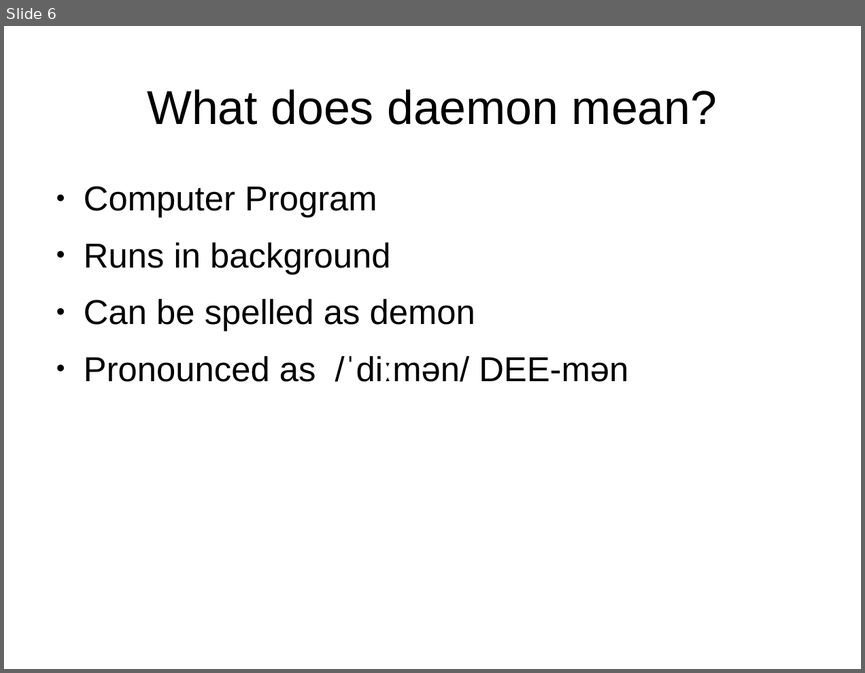
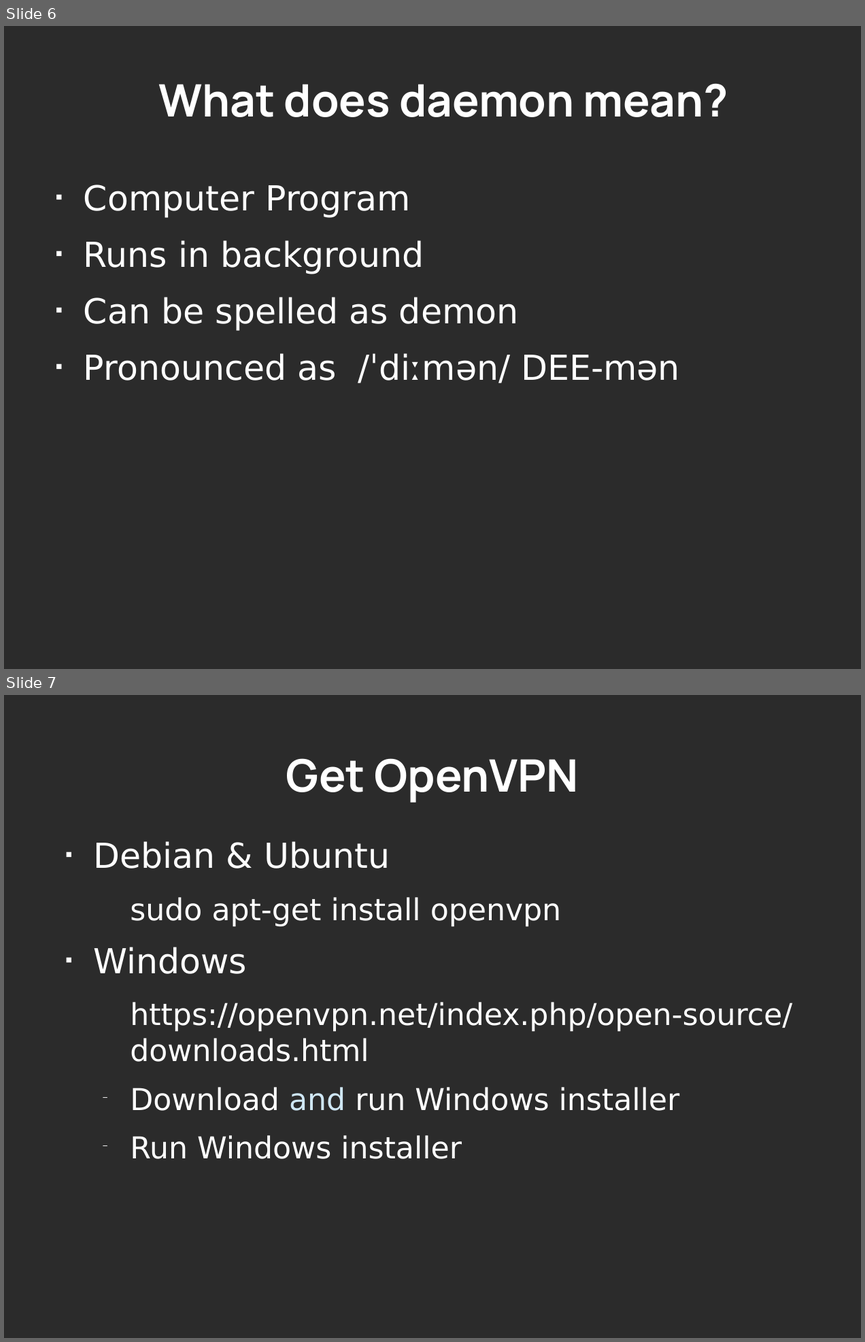
Before and after one commit to Oflameo/openvpn_ws, a slide deck: openvpn.odp. Shown one above the other, each under a label of ours: slide 6 before the commit, slides 6 and 7 after it. The pictures are 865x673 and 865x1342 pixels, drawn with LibreOffice and Linux fonts; fonts in the diff are those of the drawing; background and template pictures are left out; a plain dark background stands for a picture behind light text. Boxes give left, top, right and bottom in pixels: in the first picture for what was removed or moved away, otherwise in the second. Text is boxed around its words. In the diff, an @@ line names an element or a change of style, - is before the commit and + after.

Commit message:
Changed theme.

```diff
--- a/openvpn.odp
+++ b/openvpn.odp
@@ slide 7 added at bbox=[4, 695, 861, 1338], background picture (left out) @@
@@ title added at bbox=[286, 758, 579, 802], 41.4 pt, text #FFFFFF, bold @@
+Get OpenVPN
@@ text added at bbox=[93, 841, 792, 1159], 27.9 pt, text #FFFFFF @@
+■ Debian & Ubuntu
+  sudo apt-get install openvpn
+■ Windows
+  https://openvpn.net/index.php/open-source/downloads.html
+  − Download and run Windows installer
+  − Run Windows installer
@@ slide 6 changed as well @@
@@ background #FFFFFF to picture (left out) @@
@@ title "What does daemon mean?": place and size @@
-title "What does daemon mean?" at bbox=[147, 89, 717, 125]
+title "What does daemon mean?" at bbox=[158, 83, 728, 117]
@@ title "What does daemon mean?" at bbox=[158, 83, 728, 117]: size 44 to 41.4 pt, font Arial to Manrope, text colour #000000 to #FFFFFF, bold on @@
@@ text "Computer Program" at bbox=[84, 184, 680, 383]: size 32 to 31.9 pt, font Arial to DejaVu Sans, text colour #000000 to #FFFFFF; bullet ● to ■; bullet colour #000000 to #FFFFFF @@
```
Also in this commit, not shown: 5 other slides changed, 1 other slide added.
